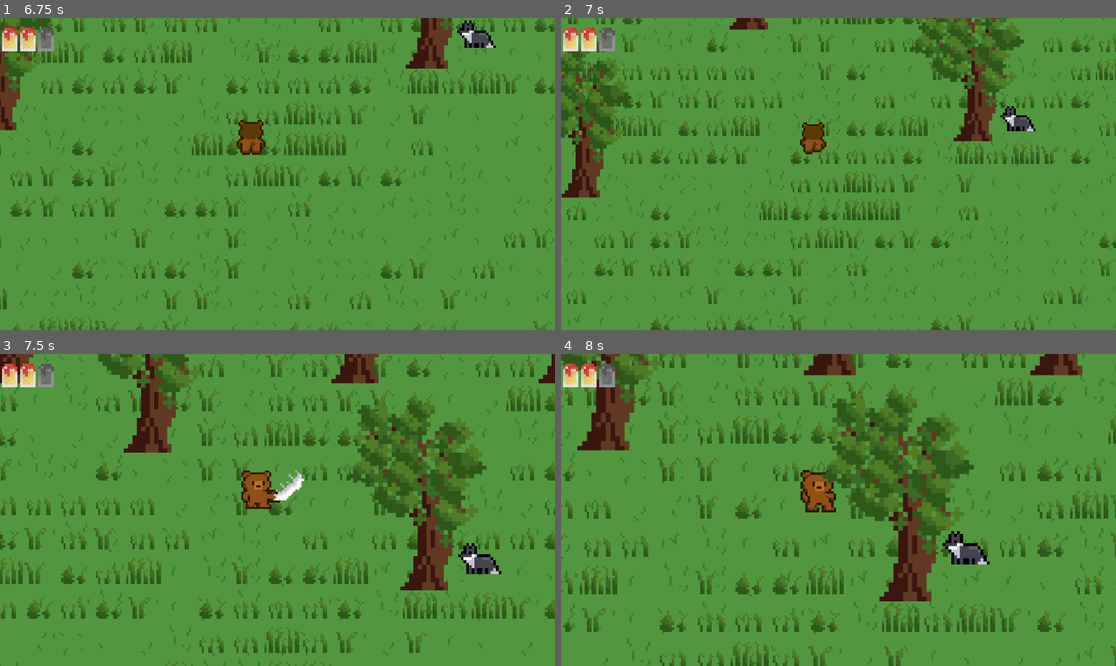
Above: before the commit, frames 1-4 (two rows, left to right).
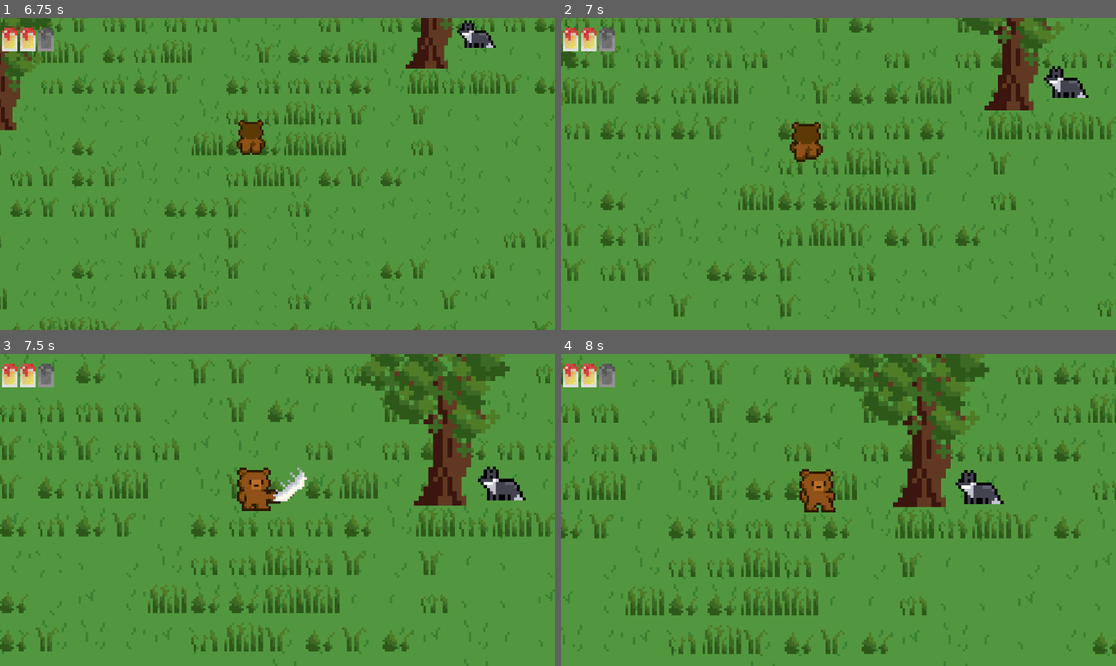
Above: after the commit, the same moments.

Repository: tom-legros/Beesounours-Gamejam4-2026
Game: Godot game, scene res://main.tscn
Same seed, same stepped clock (60 frames per second), same inputs: the game is played once before the commit and once after it.
Inputs:
- Up to frame 1 (6.75 s): hold Right (ui_right) 0.53-1.28 s; hold Shift 0.53-1.28 s; tap Space at 0.77, 0.8, 1.07, 1.35, 1.52, 1.82, 2.3, 3.02, 3.32, 3.77, 3.8, 4.07, 4.35, 4.52, 4.82, 5.3, 6.02, 6.32 s; hold Down (ui_down) 1.28-2.03 s; tap Shift every 1.5 s from 1.55 to 6.05 s; hold Right (ui_right) 2.03-2.78 s; hold Shift 2.03-2.78 s; hold Up (ui_up) 2.78-3.53 s; tap E at 2.85, 5.85 s; hold Shift 3.53-4.28 s; hold Left (ui_left) 3.53-5.03 s; hold Down (ui_down) 5.03-5.78 s; hold Shift 5.03-5.78 s; hold Right (ui_right) 5.78-6.53 s; hold Up (ui_up) from 6.53 s (still down); hold Shift from 6.53 s (still down)
- Up to frame 2 (7 s): keep holding Up (ui_up); keep holding Shift; tap Space at 6.77, 6.8 s
- Up to frame 3 (7.5 s): tap Space at 7.07, 7.35 s; release Up (ui_up) at 7.28 s; release Shift at 7.28 s; hold Right (ui_right) from 7.28 s (still down)
- Up to frame 4 (8 s): keep holding Right (ui_right); tap Space at 7.52, 7.82 s; tap Shift at 7.55 s

Frame 1 is identical in both runs. In frame 2, 27% of the frame differs, in the area x 0-100%, y 0-100%; in frame 3, 34%; in frame 4, 35%.

Commit message:
Ajout bar d'endurence (pas encore le sprite)

Diff:
--- a/game/main.tscn
+++ b/game/main.tscn
@@ -390,6 +390,10 @@
 texture_under = ExtResource("21_ryguw")
 texture_progress = ExtResource("22_d13ii")
 
+[node name="barre_endurance" type="TextureProgressBar" parent="Player/CanvasLayer"]
+offset_right = 40.0
+offset_bottom = 40.0
+
 [node name="Bordures" type="StaticBody2D" parent="."]
 
 [node name="bordureBas" type="CollisionShape2D" parent="Bordures"]
--- a/game/player.gd
+++ b/game/player.gd
@@ -9,16 +9,18 @@
 const ATTACK_COOLDOWN := 0.6
 const FORCE_RECUL = 400
 
-
+# --- ÉTATS ---
 var can_attack := true
 var is_attacking: bool = false
 var is_knocked_back : bool = false
 var is_small: bool = false
 
+# --- EXPORTS ---
 @export var normal_scale: Vector2 = Vector2(1.0, 1.0)
 @export var small_scale: Vector2 = Vector2(0.5, 0.5)
 @export var shrink_duration: float = 0.5
 
+# --- NODES ---
 @onready var zone_attaque_node = $ZoneAttaque
 @onready var collision_attaque = $ZoneAttaque/CollisionShape2D
 @onready var sprite_ours = $PlayerSprite
@@ -26,33 +28,49 @@
 @onready var animated_sprite = $PlayerSprite
 @onready var barre_vie = get_tree().current_scene.find_child("BarreVie", true, false)
 @onready var slash_sprite: AnimatedSprite2D = $ZoneAttaque/SlashSprite
-
-
+@onready var barre_endurance = get_tree().current_scene.find_child("BarreEndurance", true, false)
+
+# --- TEXTURES ---
 var texture_normale = preload("res://img/Ours_Walking1.png")
 var texture_attaque = preload("res://img/Ours_attaque.png")
 var texture_arriere = preload("res://img/Ours_arriere1.png")
 var texture_avant = preload("res://img/Ours_avant.png")
 
+# --- STATS ---
 var pv_max : int = 3
 var pv_actuels : int = pv_max
 var est_invulnerable : bool = false
 
+# --- ENDURANCE ---
+var endurance : float = 100.0
+var endurance_max: float = 100.0
+var peut_sprinter : bool = true # La variable magique pour la caméra
+
+func _ready():
+	if slash_sprite:
+		slash_sprite.visible = false
+
+# --- FONCTION DE DÉGÂTS (AVEC RECUL) ---
 func recevoir_degats(montant: int, source_position: Vector2 = Vector2.ZERO):
 	if est_invulnerable or pv_actuels <= 0:
 		return
+
 	pv_actuels -= montant
+
+	# Gestion du Recul
 	if source_position != Vector2.ZERO:
 		is_knocked_back = true
 		var direction_recul = (global_position - source_position).normalized()
 		velocity = direction_recul * FORCE_RECUL
 		await get_tree().create_timer(0.2).timeout
-
 		is_knocked_back = false
 		velocity = Vector2.ZERO
 
-	camera.offset = Vector2(randf_range(-5, 5), randf_range(-5, 5))
-	await get_tree().create_timer(0.1).timeout
-	camera.offset = Vector2.ZERO
+	# Effet Caméra
+	if camera:
+		camera.offset = Vector2(randf_range(-5, 5), randf_range(-5, 5))
+		await get_tree().create_timer(0.1).timeout
+		camera.offset = Vector2.ZERO
 
 	if barre_vie:
 		barre_vie.value = pv_actuels
@@ -71,7 +89,13 @@
 		est_invulnerable = false
 
 func mourir():
-	animated_sprite.play("mourrir")
+	print("L'ours est mort")
+	# Assure-toi d'avoir une animation nommée "mourrir" (ou "mort")
+	if animated_sprite.sprite_frames.has_animation("mourrir"):
+		animated_sprite.play("mourrir")
+	else:
+		animated_sprite.rotation_degrees = 90 # Fallback si pas d'anim
+
 	set_physics_process(false)
 	await get_tree().create_timer(1.5).timeout
 	get_tree().reload_current_scene()
@@ -80,21 +104,44 @@
 	if is_knocked_back:
 		move_and_slide()
 		return
+
 	animated_sprite.speed_scale = 1
+
 	if Input.is_key_pressed(KEY_SPACE) and is_attacking == false:
 		lancer_attaque()
 	if Input.is_key_pressed(KEY_A) and is_small == false:
 		retrecir()
 	if Input.is_key_pressed(KEY_E) and is_small == true:
 		agrandir()
+
 	var current_speed = WALK_SPEED
 	var target_zoom = ZOOM_NORMAL
-	if Input.is_key_pressed(KEY_SHIFT) and pv_actuels >0:
+
+	# --- GESTION ENDURANCE + CAMÉRA ---
+	# 1. On vérifie si on a assez d'énergie pour commencer à courir
+	if endurance <= 0:
+		peut_sprinter = false
+	elif endurance >= 20: # On attend d'avoir récupéré un peu avant de re-sprinter
+		peut_sprinter = true
+
+	# 2. On applique le sprint seulement si tout est OK
+	if Input.is_key_pressed(KEY_SHIFT) and pv_actuels > 0 and peut_sprinter:
 		current_speed = SPRINT_SPEED
 		target_zoom = ZOOM_RUN
 		animated_sprite.speed_scale = 4
+		endurance -= 40 * _delta
+	else:
+		endurance += 15 * _delta
+
+	# 3. Mise à jour Barre
+	endurance = clamp(endurance, 0, endurance_max)
+	if barre_endurance:
+		barre_endurance.value = endurance
+	# ----------------------------------
+
 	if camera:
 		camera.zoom = camera.zoom.lerp(target_zoom, ZOOM_SPEED * _delta)
+
 	var direction = Input.get_vector("ui_left", "ui_right", "ui_up", "ui_down")
 	if direction.x != 0:
 		if not is_attacking:
@@ -115,6 +162,7 @@
 			zone_attaque_node.rotation_degrees = -90
 	elif not is_attacking:
 		animated_sprite.play("idle")
+
 	if direction != Vector2.ZERO:
 		velocity = direction * current_speed
 	else:
@@ -128,30 +176,32 @@
 	can_attack = false
 	is_attacking = true
 	velocity = Vector2.ZERO
+
 	animated_sprite.play("attaque")
 
-
 	collision_attaque.disabled = false
-	slash_sprite.visible = true
-	slash_sprite.play("slash")
+
+	if slash_sprite:
+		slash_sprite.visible = true
+		slash_sprite.play("slash")
 
 	await get_tree().create_timer(0.25).timeout
 	collision_attaque.disabled = true
 	is_attacking = false
+
 	await get_tree().create_timer(ATTACK_COOLDOWN).timeout
 	can_attack = true
 
-
-
-
 func _on_zone_attaque_body_entered(body):
 	if body == self:
 		return
+
 	var ennemi = null
 	if body.is_in_group("Ennemis"):
 		ennemi = body
 	elif body.get_parent().is_in_group("Ennemis"):
 		ennemi = body.get_parent()
+
 	if ennemi:
 		if ennemi.has_method("subir_degats"):
 			ennemi.subir_degats()
@@ -159,7 +209,8 @@
 			ennemi.queue_free()
 
 func _on_slash_sprite_animation_finished():
-	slash_sprite.visible = false
+	if slash_sprite:
+		slash_sprite.visible = false
 
 func retrecir():
 	var target_scale
